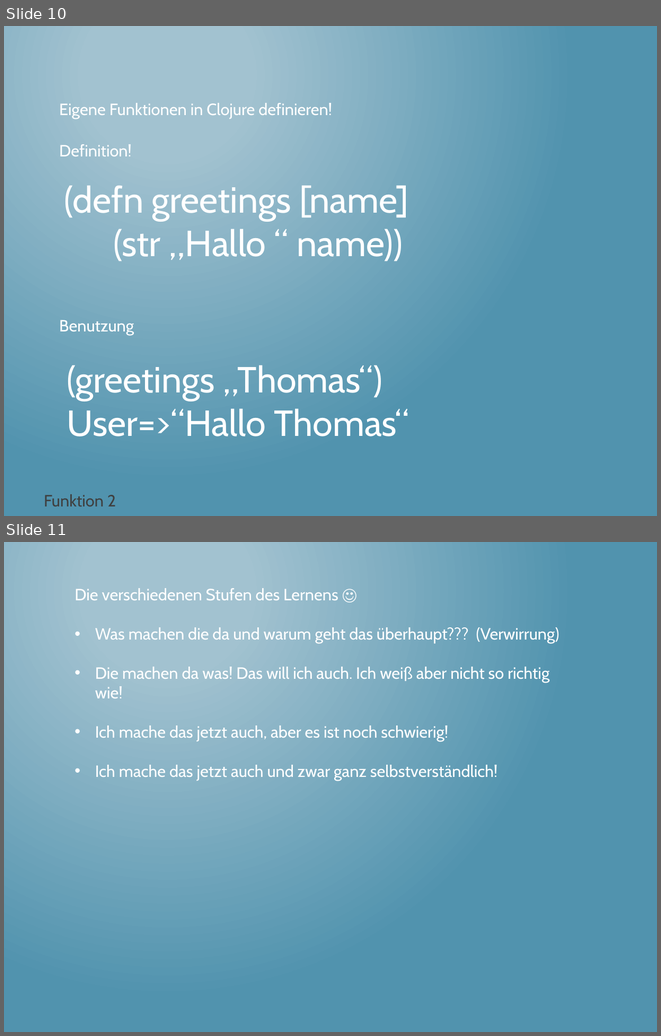
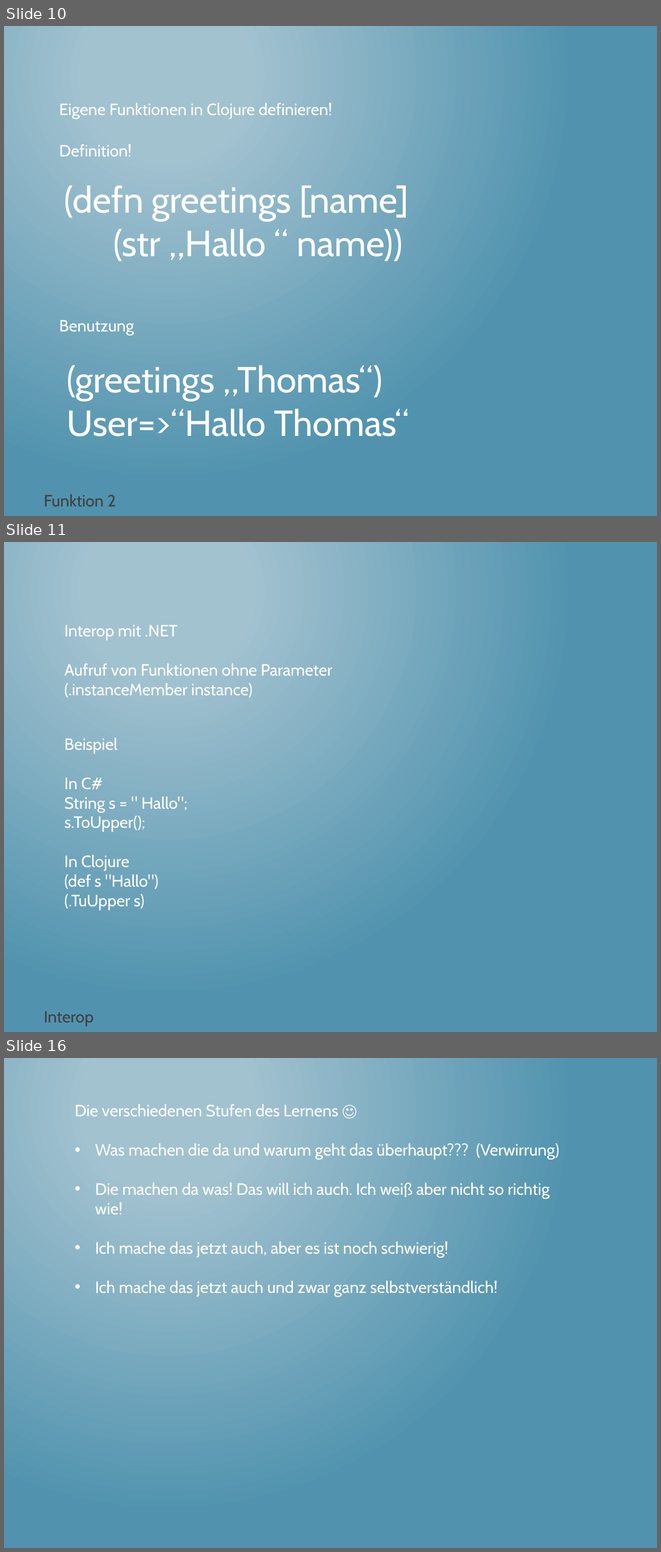
Before and after one commit to thomasschulte/ClojureUsergroupDemo, a slide deck: Clojure Vortrag .NET User Group.pptx. Shown one above the other, each under a label of ours: slides 10 and 11 before the commit, slides 10, 11 and 16 after it; the slides between them are not shown. The pictures are 661x1036 and 661x1552 pixels, drawn with LibreOffice and Linux fonts; fonts in the diff are those of the drawing. Boxes give left, top, right and bottom in pixels: in the first picture for what was removed or moved away, otherwise in the second. Text is boxed around its words. In the diff, an @@ line names an element or a change of style, - is before the commit and + after.

Commit message:
Clojure Source Files

```diff
--- a/Clojure Vortrag .NET User Group.pptx
+++ b/Clojure Vortrag .NET User Group.pptx
@@ slide 11 added at <box>4,542,657,1032</box>, background gradient #A3C3D1 to #5194AF @@
@@ text added at <box>64,625,332,697</box>, 18 pt, text #FFFFFF @@
+Interop mit .NET
+Aufruf von Funktionen ohne Parameter
+(.instanceMember instance)
@@ text added at <box>64,738,187,910</box>, 18 pt, text #FFFFFF @@
+Beispiel
+In C#
+String s = " Hallo";
+s.ToUpper();
+In Clojure
+(def s "Hallo")
+(.TuUpper s)
@@ text added at <box>44,1011,94,1026</box>, 18 pt, text #3F3F3F @@
+Interop
@@ what was slide 11 is now slide 16 @@
```
Also in this commit, not shown: 4 other slides added, 5 slides removed, 4 other files.
